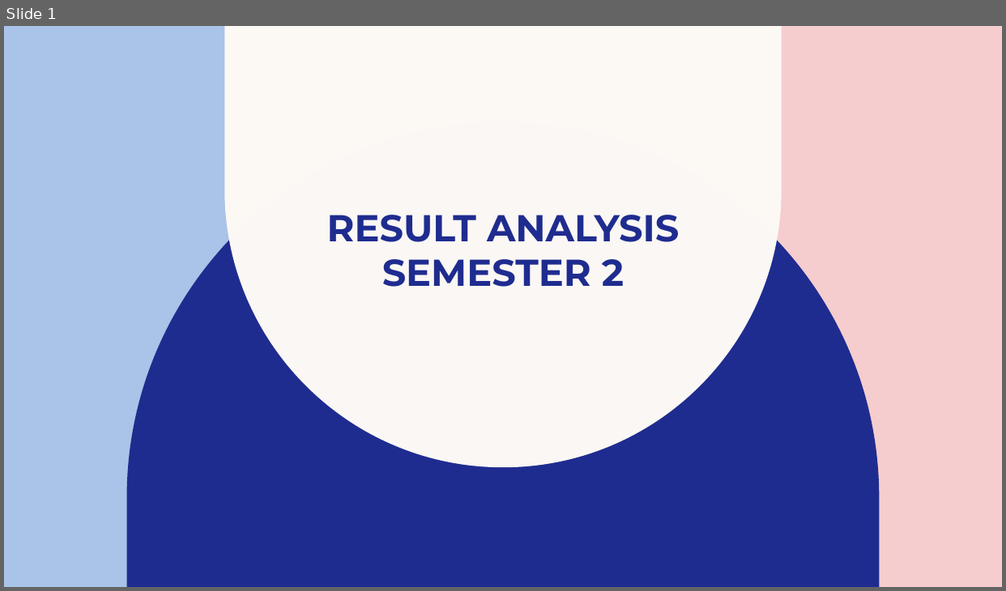
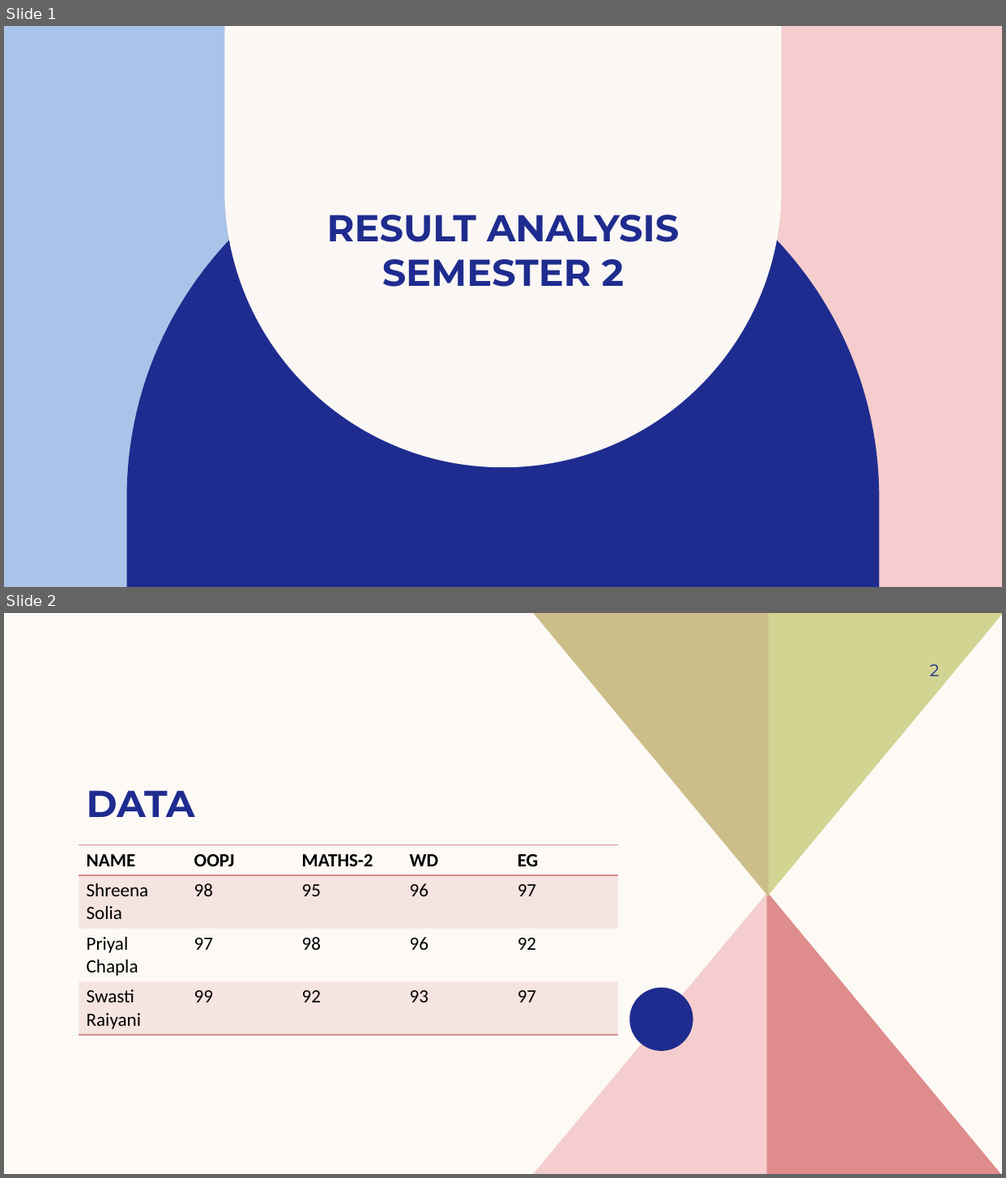
Before and after one commit to codedbyshreena/Office-automation-tools, a slide deck: PPT_Analysis_370.pptx. Shown one above the other, each under a label of ours: slide 1 before the commit, slides 1 and 2 after it. The pictures are 1006x591 and 1006x1178 pixels, drawn with LibreOffice and Linux fonts; fonts in the diff are those of the drawing. Boxes give left, top, right and bottom in pixels: in the first picture for what was removed or moved away, otherwise in the second. Text is boxed around its words. In the diff, an @@ line names an element or a change of style, - is before the commit and + after.

```diff
--- a/PPT_Analysis_370.pptx
+++ b/PPT_Analysis_370.pptx
@@ slide 2 added at (x1=4, y1=613, x2=1002, y2=1174), background #FDFAF6 @@
@@ freeform shape added at (x1=533, y1=613, x2=769, y2=897), fill #CCBE89 @@
@@ freeform shape added at (x1=767, y1=613, x2=1002, y2=897), fill #D2D592 @@
@@ page number added at (x1=930, y1=664, x2=940, y2=676), 16 pt, text #1F2C8F @@
+2
@@ title added at (x1=87, y1=790, x2=195, y2=817), 36 pt, text #1F2C8F, bold @@
+DATA
@@ table added at (x1=79, y1=845, x2=618, y2=1033), 4 rows, 5 columns @@
+NAME | OOPJ | MATHS-2 | WD | EG
+Shreena Solia | 98 | 95 | 96 | 97
+Priyal Chapla | 97 | 98 | 96 | 92
+Swasti Raiyani | 99 | 92 | 93 | 97
@@ freeform shape added at (x1=533, y1=892, x2=769, y2=1174), fill #F5CDCE @@
@@ freeform shape added at (x1=767, y1=892, x2=1002, y2=1174), fill #DE8C8C @@
@@ freeform shape added at (x1=630, y1=988, x2=693, y2=1052), fill #1F2C8F @@
```
Also in this commit, not shown: 4 other slides added, 1 slide removed.
